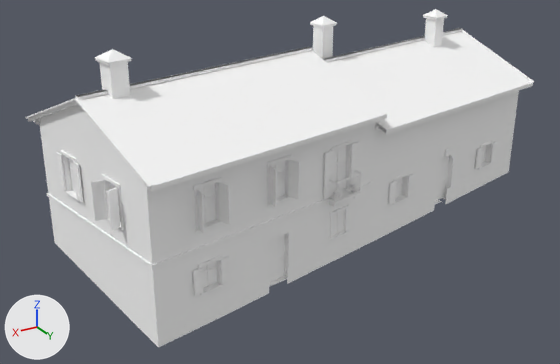
The glTF model games/yorimichi/assets/belmonte/meshes/SM_BM_BVV_Farm_Ulivi.glb, before and after one commit.
Before and after are seen from a camera (50 mm lens) standing at (20.7, 31.8, 18.2) and looking at (1.7, 0.3, 2.5). Every picture has the same lights, and +X, +Y and +Z are marked at lower left. The picture after the commit comes second. Vertices at exactly the same position are counted once.

In view in the first picture: 'SM_BM_BVV_Farm_Ulivi'.
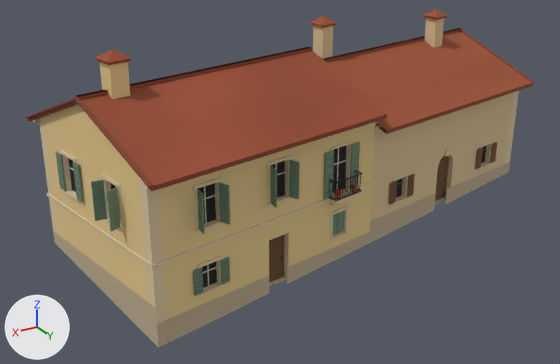
Where the change shows, as pixel boxes (x1, y1, x2, y2) in the pictures (560 x 364 px):
part 1 of me_sm_bvv_farm_ulivi, recoloured (white to beige): (33, 18, 519, 348) in both
part 2 of me_sm_bvv_farm_ulivi, recoloured (white to brown): (25, 9, 534, 293) in both
part 3 of me_sm_bvv_farm_ulivi, recoloured: (32, 31, 531, 296) in both

What changed in the scene script:
```text
Change me_sm_bvv_farm_ulivi:
    where me_sm_bvv_farm_ulivi.from_pydata(...)  # 3362 vertices, 4350 faces; spans x -13.3..13.3, y -7.3..7.3, z -0.5..10.8
    used by ob_sm_bm_bvv_farm_ulivi; location = (0.0, 0.0, 0.0)
    me_sm_bvv_farm_ulivi part 1: 2741 faces centred in x -13.1..13.1, y -6.7..6.7, z -0.4..10.2 are repainted in the vertex colours; the middle colour goes from white #ffffff to beige #dec995
    me_sm_bvv_farm_ulivi part 2: 602 faces centred in x -13.2..13.2, y -7.3..7.3, z 1.1..10.6 are repainted in the vertex colours; the middle colour goes from white #ffffff to brown #8b4a2f
    me_sm_bvv_farm_ulivi part 3: 1007 faces centred in x -12.8..12.8, y -6.3..6.6, z 0.2..9.1 are repainted in the vertex colours; the middle colour goes from white #ffffff to brown #675d3d
```
